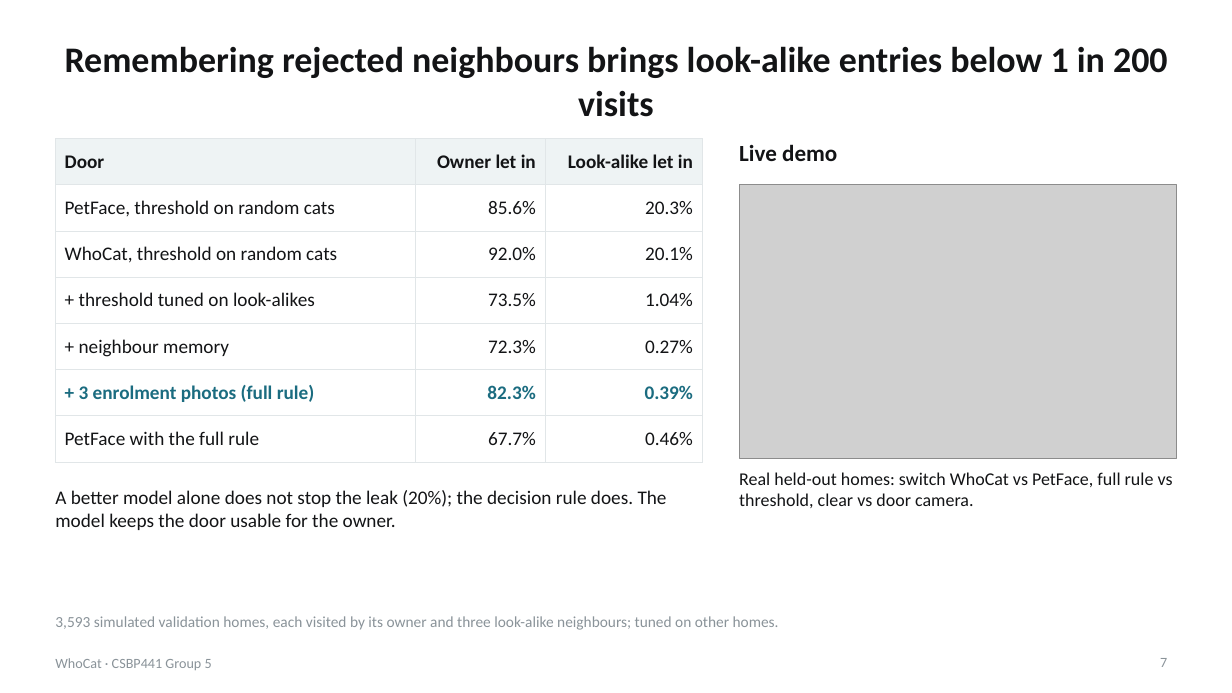
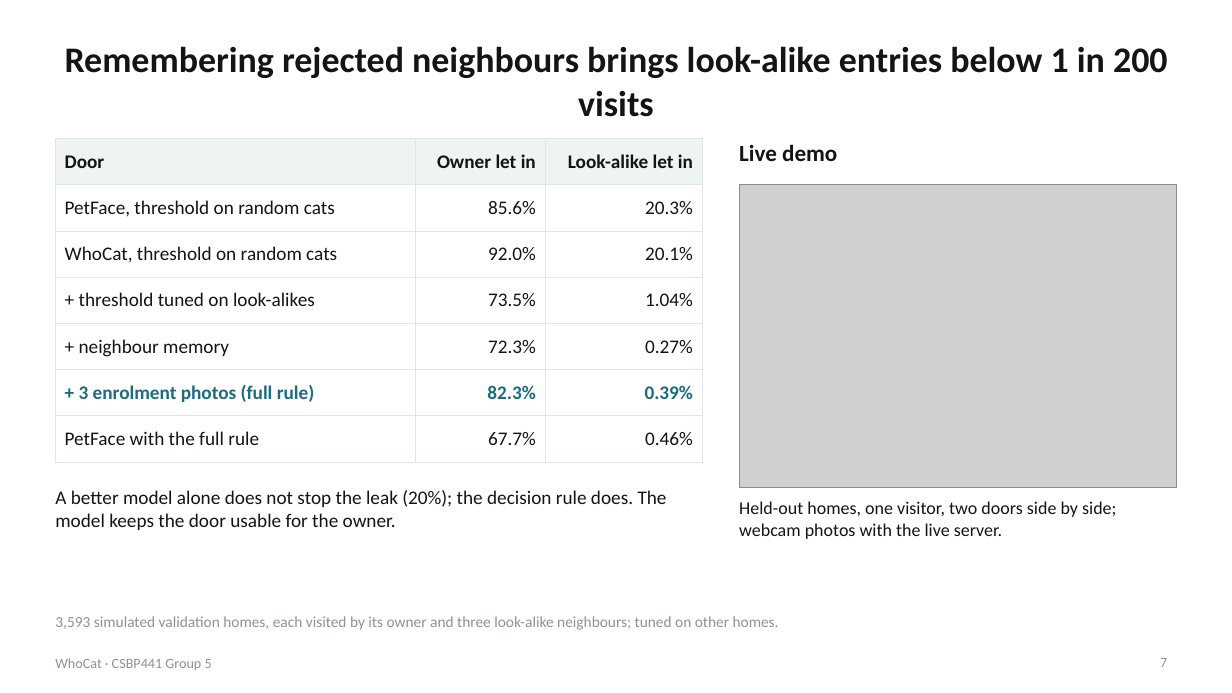
Before and after one commit to mustafanfj/WhoCat, a slide deck: slide 7 of paper/WhoCat_CSBP441_Presentation.pptx. Drawn at 1232x693 pixels with LibreOffice and Linux fonts; fonts in the diff are those of the drawing; grey boxes stand for pictures. Boxes give left, top, right and bottom in pixels: in the first picture for what was removed or moved away, otherwise in the second. Text is boxed around its words. In the diff, an @@ line names an element or a change of style, - is before the commit and + after.

Commit message:
Slides: new demo screenshot and demo script

```diff
--- a/paper/WhoCat_CSBP441_Presentation.pptx
+++ b/paper/WhoCat_CSBP441_Presentation.pptx
@@ picture resized from (x1=739, y1=185, x2=1177, y2=458) to (x1=739, y1=185, x2=1177, y2=487) @@
@@ text at (x1=739, y1=501, x2=1116, y2=539): text changed @@
-Real held-out homes: switch WhoCat vs PetFace, full rule vs threshold, clear vs door camera.
+Held-out homes, one visitor, two doors side by side; webcam photos with the live server.
```
